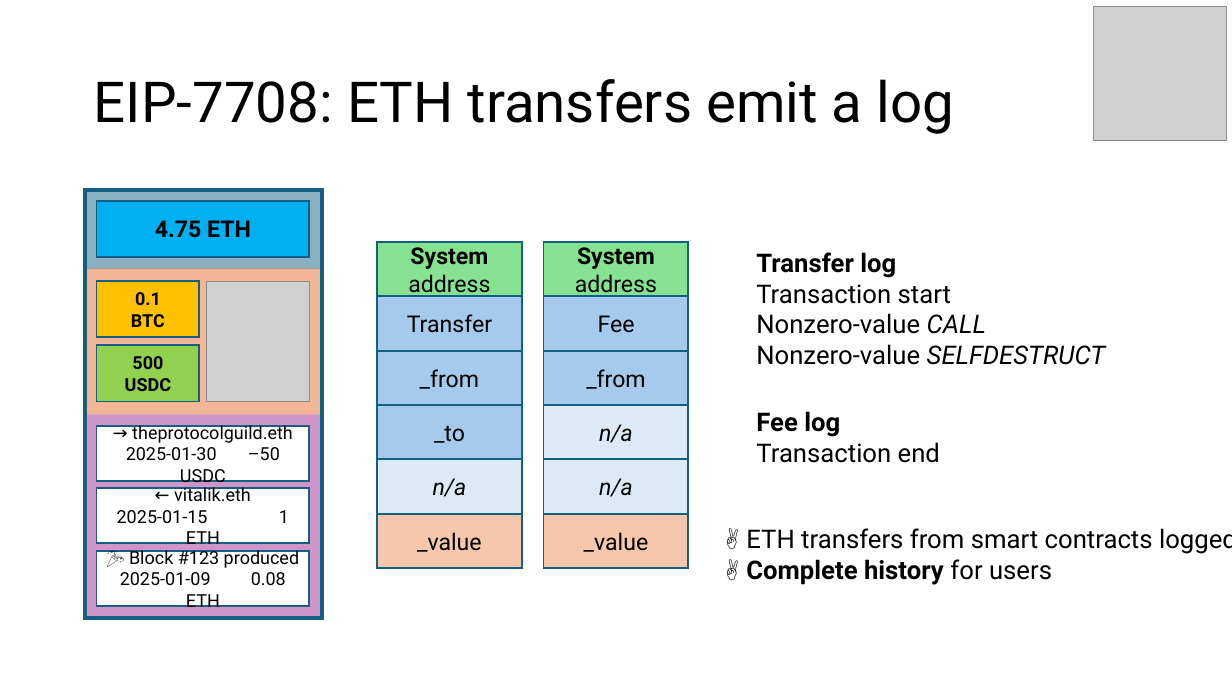
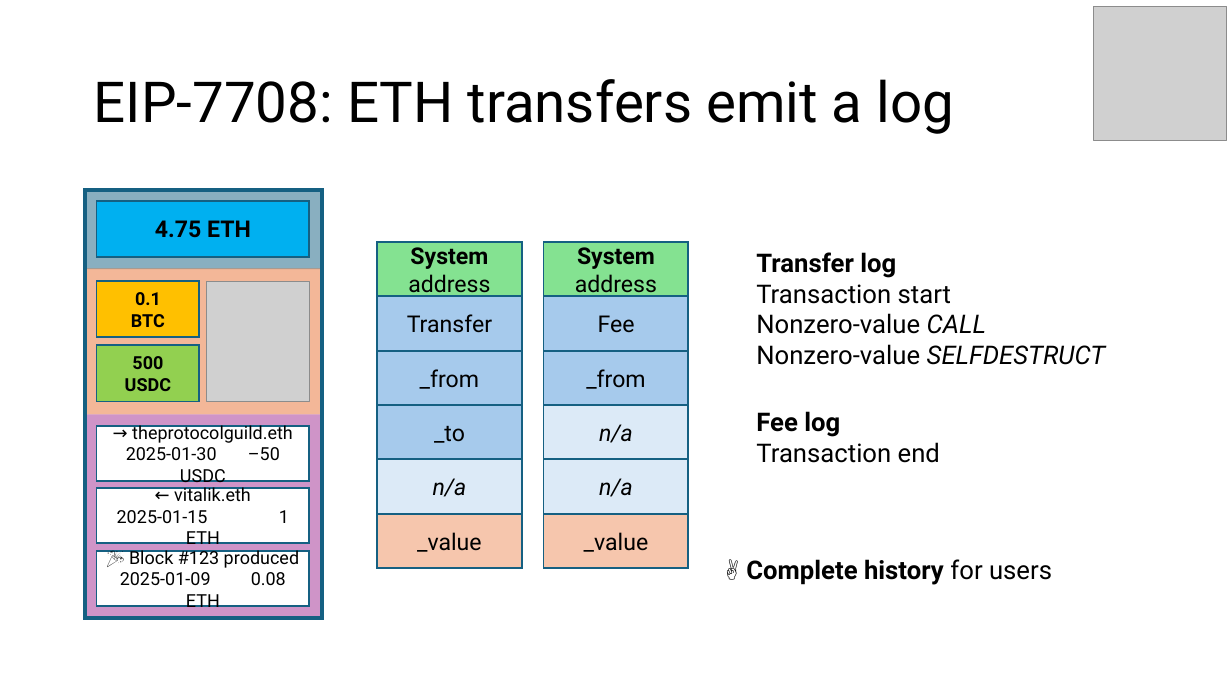
Before and after one commit to etan-status/purified-web3, a slide deck: slide 68 of Slides/2025-EthereumZuri.ch.pptx (slide 66 before the commit). Drawn at 1232x693 pixels with LibreOffice and Linux fonts; fonts in the diff are those of the drawing; grey boxes stand for pictures. Boxes give left, top, right and bottom in pixels: in the first picture for what was removed or moved away, otherwise in the second. Text is boxed around its words. In the diff, an @@ line names an element or a change of style, - is before the commit and + after.

```diff
--- a/Slides/2025-EthereumZuri.ch.pptx
+++ b/Slides/2025-EthereumZuri.ch.pptx
@@ text at <box>746,528,1232,554</box>: paragraph removed @@
-✌️ ETH transfers from smart contracts logged
```
Also in this commit, not shown: 17 other slides changed, 2 slides added, 1 slide removed, 1 other file.
